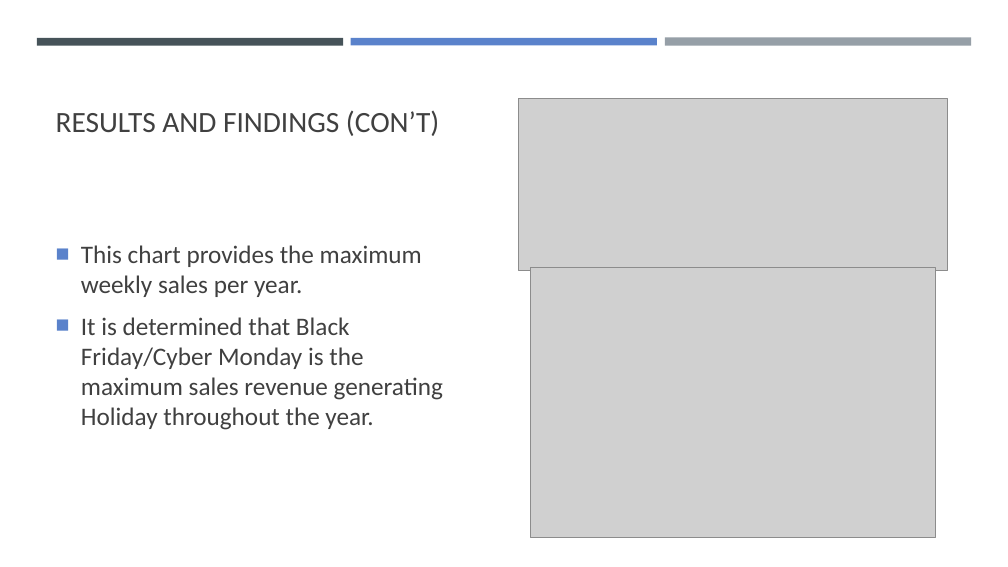
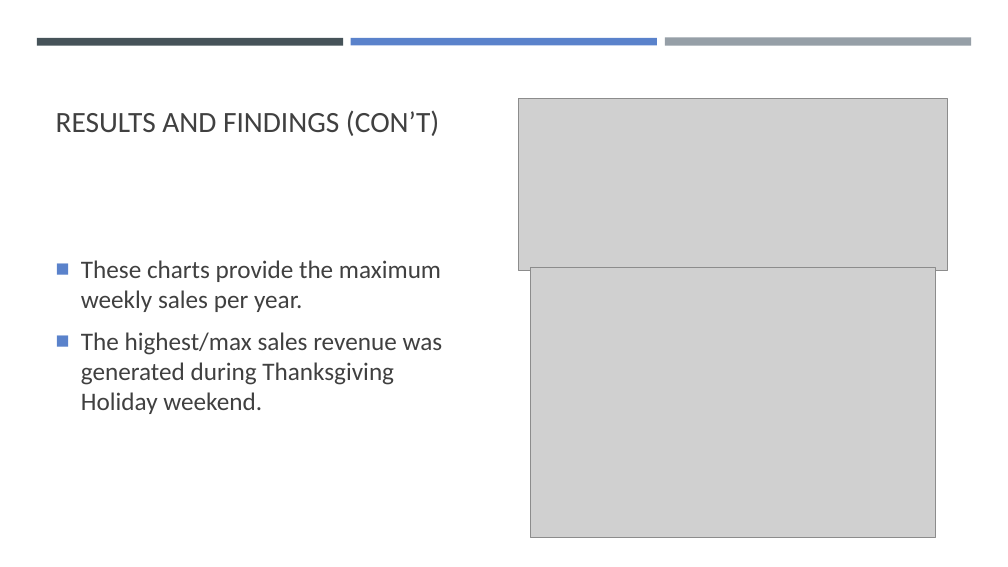
Before and after one commit to tbhaijee/Walmart-Sales-Predications, a slide deck: slide 15 of Project 1 PPT Slides.pptx. Drawn at 1008x567 pixels with LibreOffice and Linux fonts; fonts in the diff are those of the drawing; grey boxes stand for pictures. Boxes give left, top, right and bottom in pixels: in the first picture for what was removed or moved away, otherwise in the second. Text is boxed around its words. In the diff, an @@ line names an element or a change of style, - is before the commit and + after.

```diff
--- a/Project 1 PPT Slides.pptx
+++ b/Project 1 PPT Slides.pptx
@@ text at [81,260,443,414]: text changed @@
-■ This chart provides the maximum weekly sales per year.
-■ It is determined that Black Friday/Cyber Monday is the maximum sales revenue generating Holiday throughout the year.
+■ These charts provide the maximum weekly sales per year.
+■ The highest/max sales revenue was generated during Thanksgiving Holiday weekend.
```
Also in this commit, not shown: 9 other slides changed.
